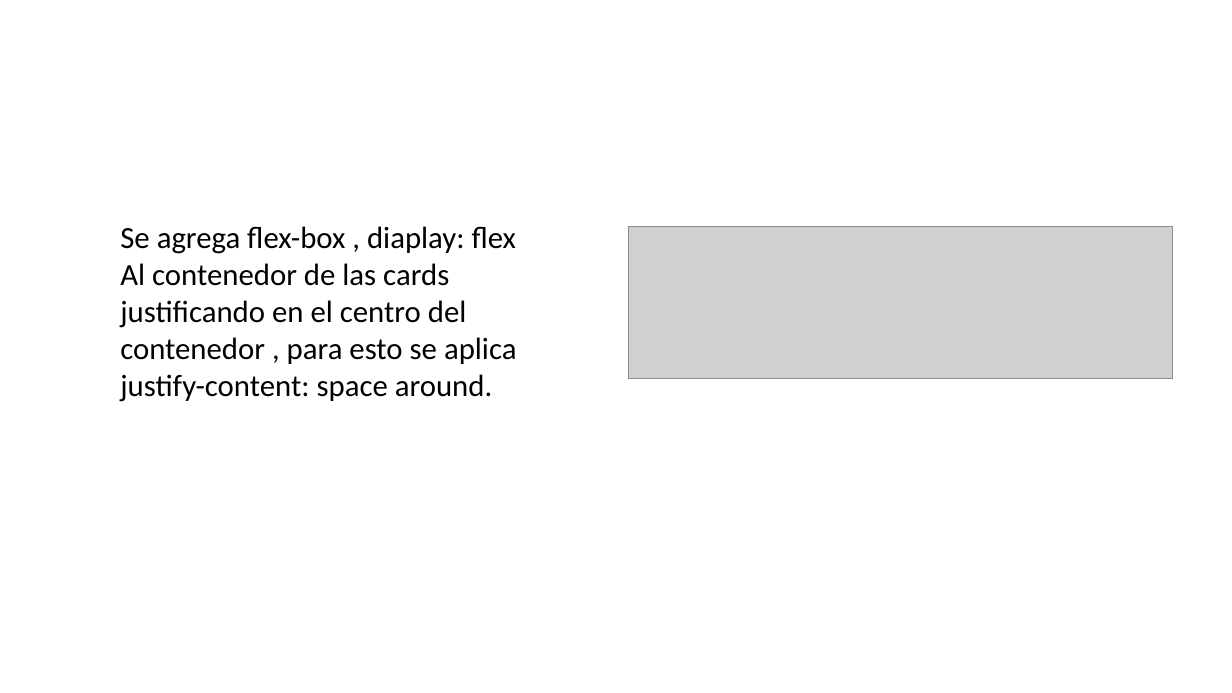
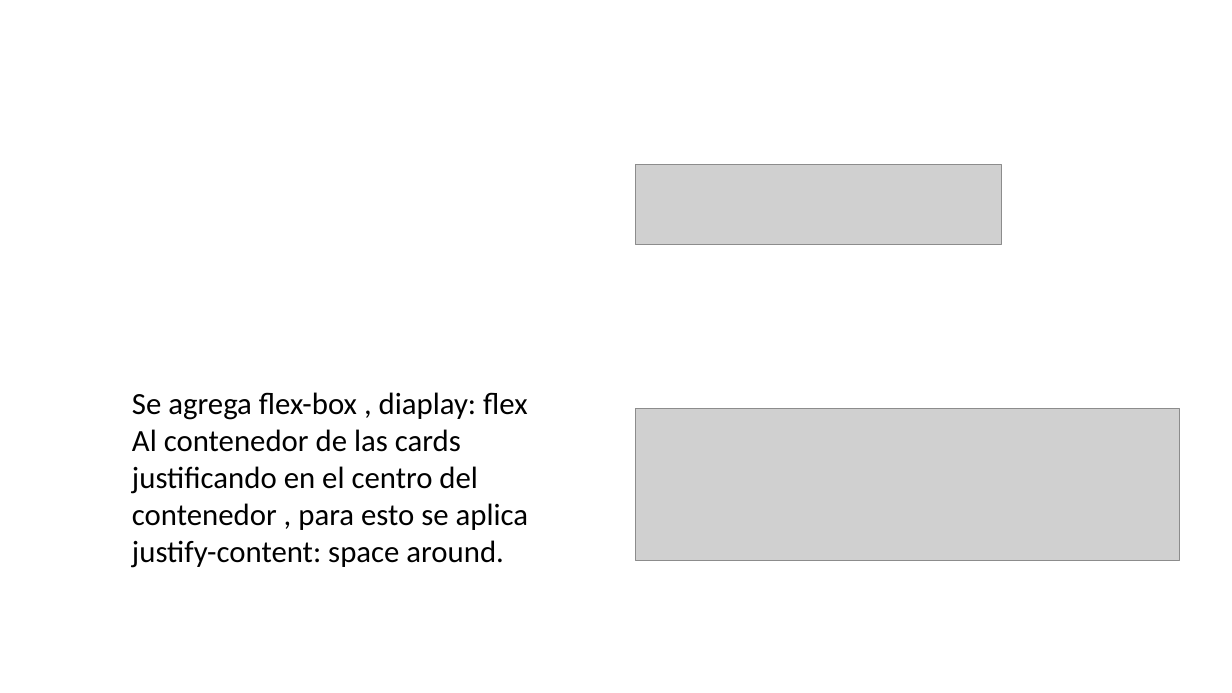
Before and after one commit to jogard24/modificarflexbox, a slide deck: slide 3 of presentacionpptx/flexbox.pptx. Drawn at 1232x693 pixels with LibreOffice and Linux fonts; fonts in the diff are those of the drawing; grey boxes stand for pictures; background and template pictures are left out. Boxes give left, top, right and bottom in pixels: in the first picture for what was removed or moved away, otherwise in the second. Text is boxed around its words. In the diff, an @@ line names an element or a change of style, - is before the commit and + after.

Commit message:
actualizacion

```diff
--- a/presentacionpptx/flexbox.pptx
+++ b/presentacionpptx/flexbox.pptx
@@ picture added at bbox=[636, 165, 1002, 244] @@
@@ text "Se agrega flex-box , diaplay: ...": place and size @@
-text "Se agrega flex-box , diaplay: ..." at bbox=[120, 226, 517, 402]
+text "Se agrega flex-box , diaplay: ..." at bbox=[132, 392, 529, 568]
@@ picture: place and size @@
-picture at bbox=[628, 227, 1173, 380]
+picture at bbox=[636, 409, 1180, 561]
```
